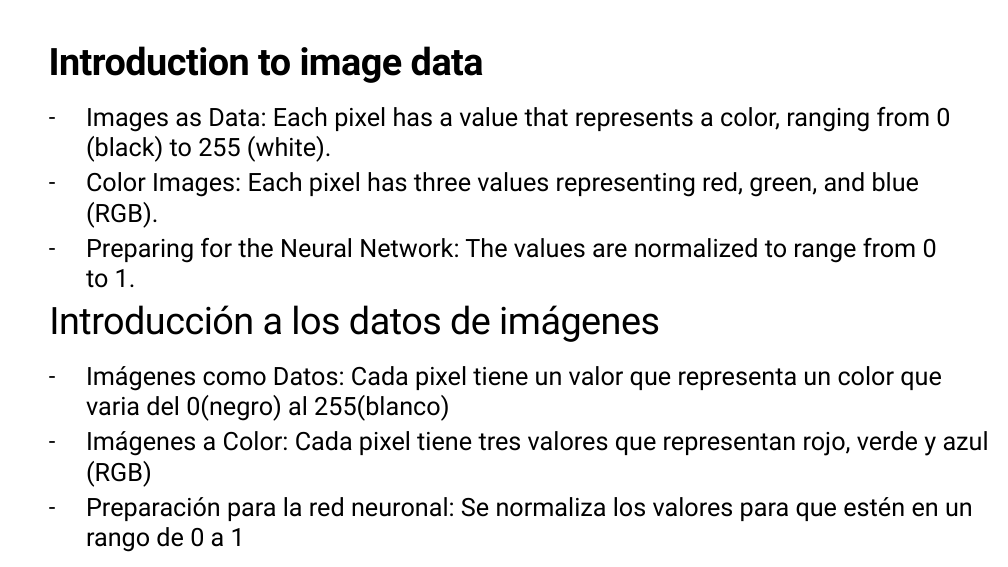
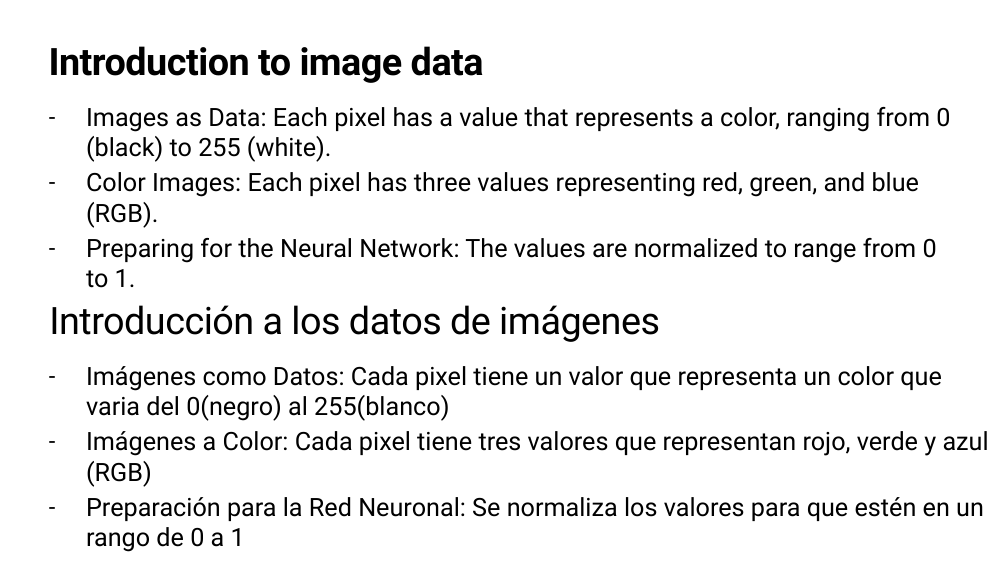
Before and after one commit to Gilberto-Guzman-Student-Ambassadors/Introduction_to_Computer_Vision_with_TensorFlow, a slide deck: slide 6 of presentation/slides.pptx. Drawn at 1008x567 pixels with LibreOffice and Linux fonts; fonts in the diff are those of the drawing; background and template pictures are left out. Boxes give left, top, right and bottom in pixels: in the first picture for what was removed or moved away, otherwise in the second. Text is boxed around its words. In the diff, an @@ line names an element or a change of style, - is before the commit and + after.

```diff
--- a/presentation/slides.pptx
+++ b/presentation/slides.pptx
@@ text at <box>86,497,984,552</box>: text changed @@
-– Preparación para la red neuronal: Se normaliza los valores para que estén en un rango de 0 a 1
+– Preparación para la Red Neuronal: Se normaliza los valores para que estén en un rango de 0 a 1
```
Also in this commit, not shown: 2 slides added, 5 other files.
